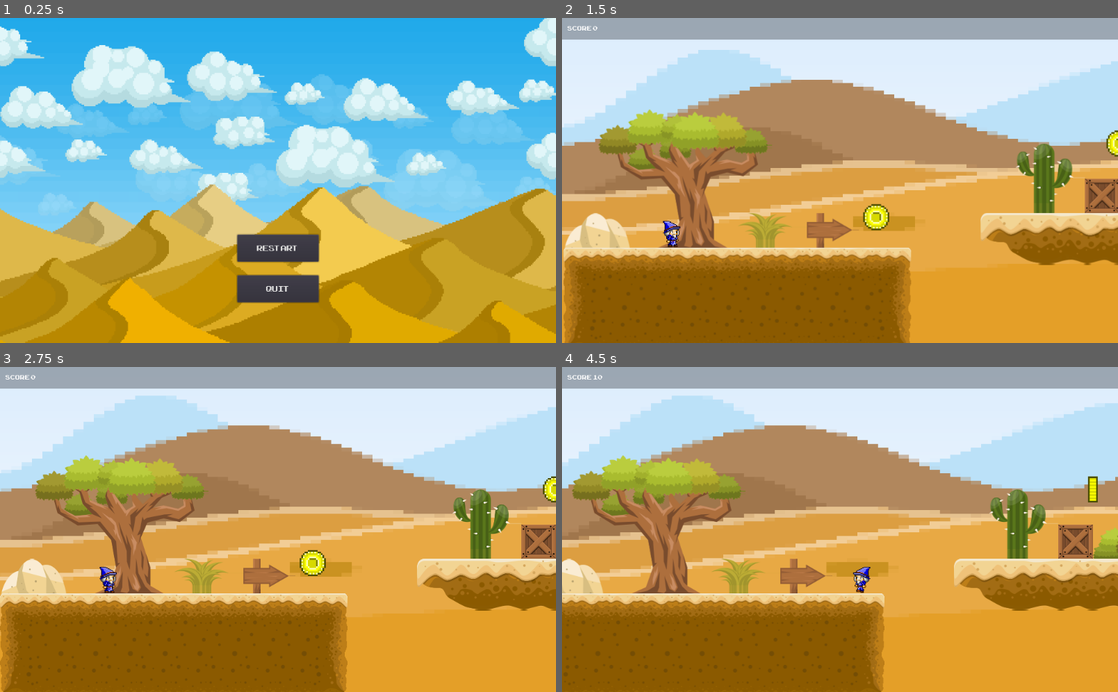
Above: before the commit, frames 1-4 (two rows, left to right).
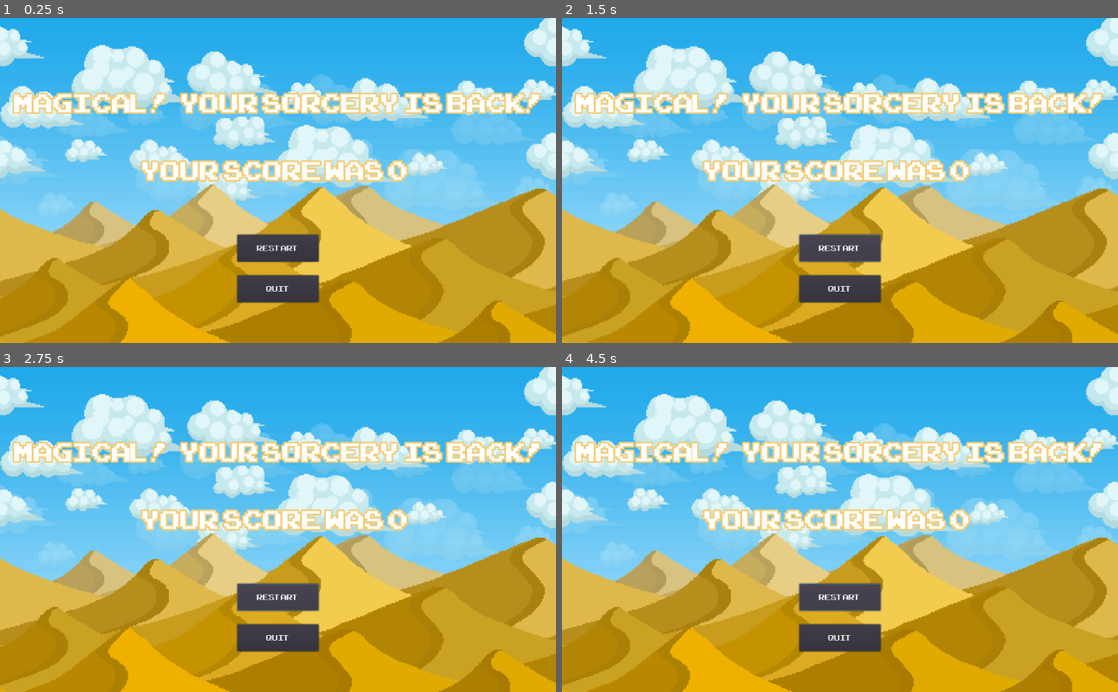
Above: after the commit, the same moments.

Repository: gibsontn/04-2D-Platformer
Game: Godot game, scene res://UI/End_Game.tscn
Two runs of this game, one before a commit and one after it. Both use one fixed random seed, a clock stepped at 60 frames per second and the inputs below. This scene is started directly instead of the project's main scene. The engine's default icon, where the game draws it, is replaced by a stand-in: a white triangle on a blue panel in a dark square. Sound files missing from this copy of the repository are replaced by a short silence.
Inputs (mouse positions are in pixels of both pictures, inside the frame that each line leads up to):
- Up to frame 1 (0.25 s): no input
- Up to frame 2 (1.5 s): click "Restart" at 0.5 s; click (840, 248) at 1.25 s, where only the run after the commit has a clickable "Restart"
- Up to frame 3 (2.75 s): click (278, 597) at 2 s, where only the run after the commit has a clickable "Restart"
- Up to frame 4 (4.5 s): hold D (right) 2.78-4.28 s; tap W (jump) at 3.02, 3.77 s; hold A (left) from 4.28 s (still down)

The runs differ from the first frame. In frame 1, 7.7% of the frame differs, in the area x 2-98%, y 22-51%; in frame 2, 95%; in frame 3, 95%; in frame 4, 95%, in the area x 0-100%, y 0-100%.

Commit message:
progress

Diff:
--- a/Enemy/Enemy_Sprites/Goblin.gd
+++ b/Enemy/Enemy_Sprites/Goblin.gd
@@ -2,7 +2,7 @@
 
 export var constraint_left = Vector2(0,0)
 export var constraint_right = Vector2(100,0)
-export var speed = 10
+export var speed = 5
 
 func _ready():
 	pass
--- a/Enemy/Enemy_Sprites/Goblin.tscn
+++ b/Enemy/Enemy_Sprites/Goblin.tscn
@@ -72,13 +72,13 @@
 script = ExtResource( 9 )
 constraint_left = Vector2( 3680, 413 )
 constraint_right = Vector2( 4352, 413 )
-speed = 20
 
 [node name="Tween" type="Tween" parent="."]
 
 [node name="AnimatedSprite" type="AnimatedSprite" parent="."]
 frames = SubResource( 9 )
 animation = "Walk"
+frame = 6
 playing = true
 
 [node name="CollisionShape2D" type="CollisionShape2D" parent="."]
--- a/Game.tscn
+++ b/Game.tscn
@@ -751,7 +751,6 @@
 scale = Vector2( 3, 3 )
 frames = SubResource( 39 )
 animation = "Whoosh"
-frame = 8
 playing = true
 
 [node name="CollisionShape2D" type="CollisionShape2D" parent="Portal"]
--- a/Global.gd
+++ b/Global.gd
@@ -12,3 +12,7 @@
 	var hud = get_node_or_null("/root/Game/UI/HUD")
 	if hud != null:
 		hud.update_score()
+
+
+func reset():
+	score = 0
--- a/UI/End_Game.gd
+++ b/UI/End_Game.gd
@@ -1,8 +1,13 @@
 extends Control
 
 
+func _ready():
+	$Label.text = "Magical! Your Sorcery is Back!"
+	$Label2.text = "Your score was " + str(Global.score)
+
 func _on_Restart_pressed():
-	var _scene = get_tree().change_scene("res://Game.tscn")
+	Global.reset()
+	var _scene = get_tree().change_scene("res://UI/Main Menu.tscn")
 
 func _on_Quit_pressed():
 	get_tree().quit()
--- a/UI/End_Game.tscn
+++ b/UI/End_Game.tscn
@@ -10,6 +10,18 @@
 
 [sub_resource type="DynamicFont" id=2]
 size = 20
+font_data = ExtResource( 2 )
+
+[sub_resource type="DynamicFont" id=3]
+size = 65
+outline_size = 3
+outline_color = Color( 0.964706, 0.803922, 0.462745, 1 )
+font_data = ExtResource( 2 )
+
+[sub_resource type="DynamicFont" id=4]
+size = 65
+outline_size = 3
+outline_color = Color( 0.964706, 0.803922, 0.462745, 1 )
 font_data = ExtResource( 2 )
 
 [node name="End_Game" type="Control"]
@@ -51,6 +63,31 @@
 margin_bottom = -75.0
 custom_fonts/font = SubResource( 2 )
 text = "Quit"
+__meta__ = {
+"_edit_use_anchors_": false
+}
+
+[node name="Label" type="Label" parent="."]
+anchor_left = 0.5
+anchor_top = 0.5
+anchor_right = 0.5
+anchor_bottom = 0.5
+margin_left = -486.0
+margin_top = -175.0
+margin_right = 50.0
+margin_bottom = -109.0
+custom_fonts/font = SubResource( 3 )
+
+[node name="Label2" type="Label" parent="."]
+anchor_left = 0.5
+anchor_top = 0.5
+anchor_right = 0.5
+anchor_bottom = 0.5
+margin_left = -252.0
+margin_top = -50.0
+margin_right = 20.0
+margin_bottom = 16.0
+custom_fonts/font = SubResource( 4 )
 
 [connection signal="pressed" from="Restart" to="." method="_on_Restart_pressed"]
 [connection signal="pressed" from="Quit" to="." method="_on_Quit_pressed"]
Not shown: 1 places in UI/End_Game.tscn that only renumber resources
